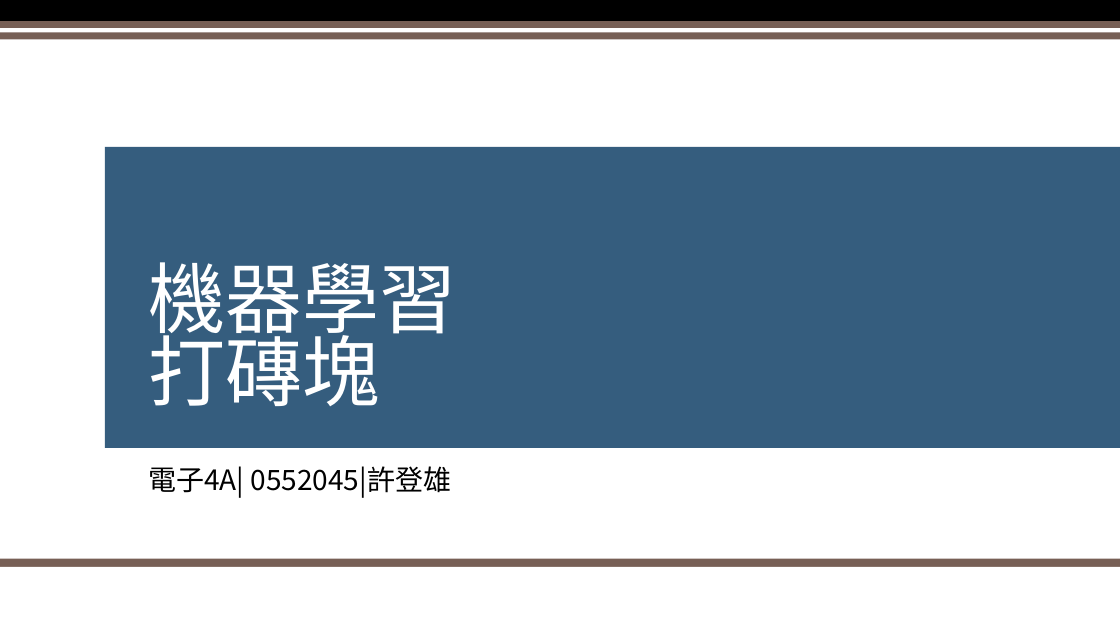
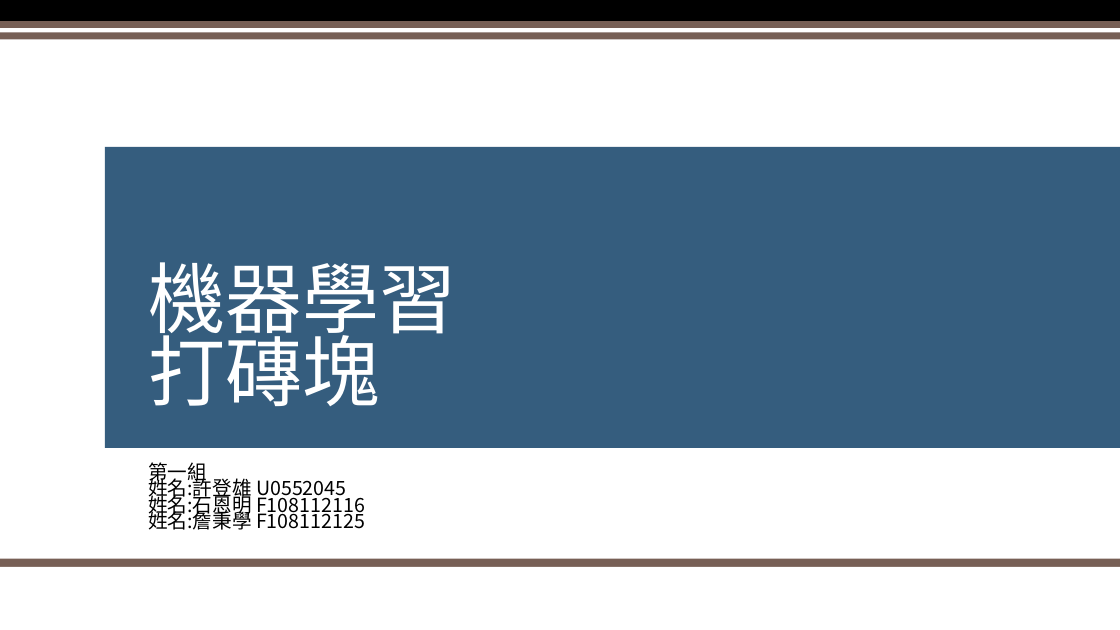
Before and after one commit to HsuTengHsiung/Arkanoid, a slide deck: slide 1 of 機器學習-專案管理文件_許登雄.pptx. Drawn at 1120x630 pixels with LibreOffice and Linux fonts; fonts in the diff are those of the drawing; background and template pictures are left out. Boxes give left, top, right and bottom in pixels: in the first picture for what was removed or moved away, otherwise in the second. Text is boxed around its words. In the diff, an @@ line names an element or a change of style, - is before the commit and + after.

```diff
--- a/機器學習-專案管理文件_許登雄.pptx
+++ b/機器學習-專案管理文件_許登雄.pptx
@@ subtitle at (148,462,365,530): text changed; size 24 to 16.8 pt @@
-電子4A| 0552045|許登雄
+第一組
+姓名:許登雄 U0552045
+姓名:石恩明 F108112116
+姓名:詹秉學 F108112125
```
